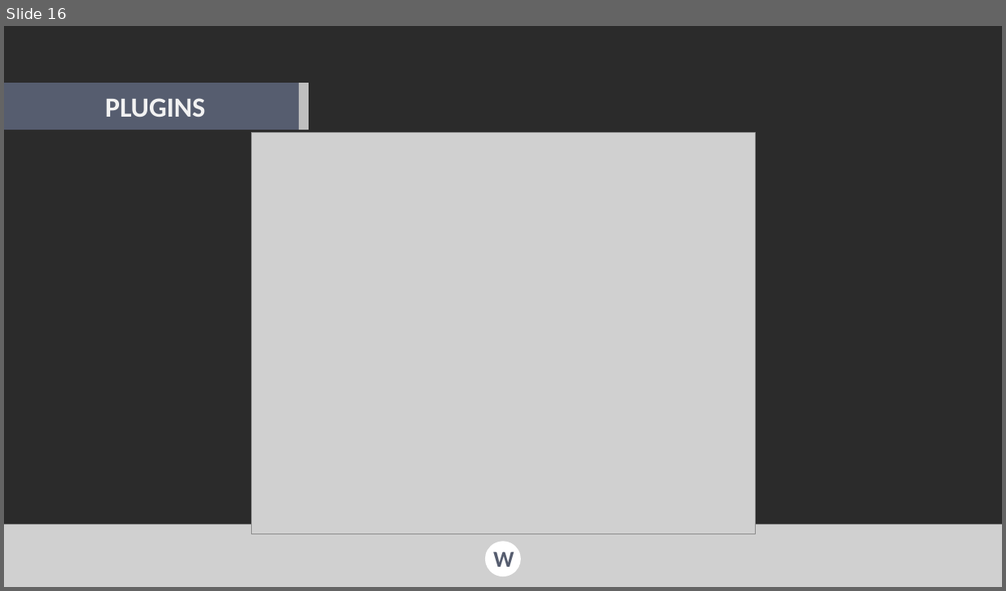
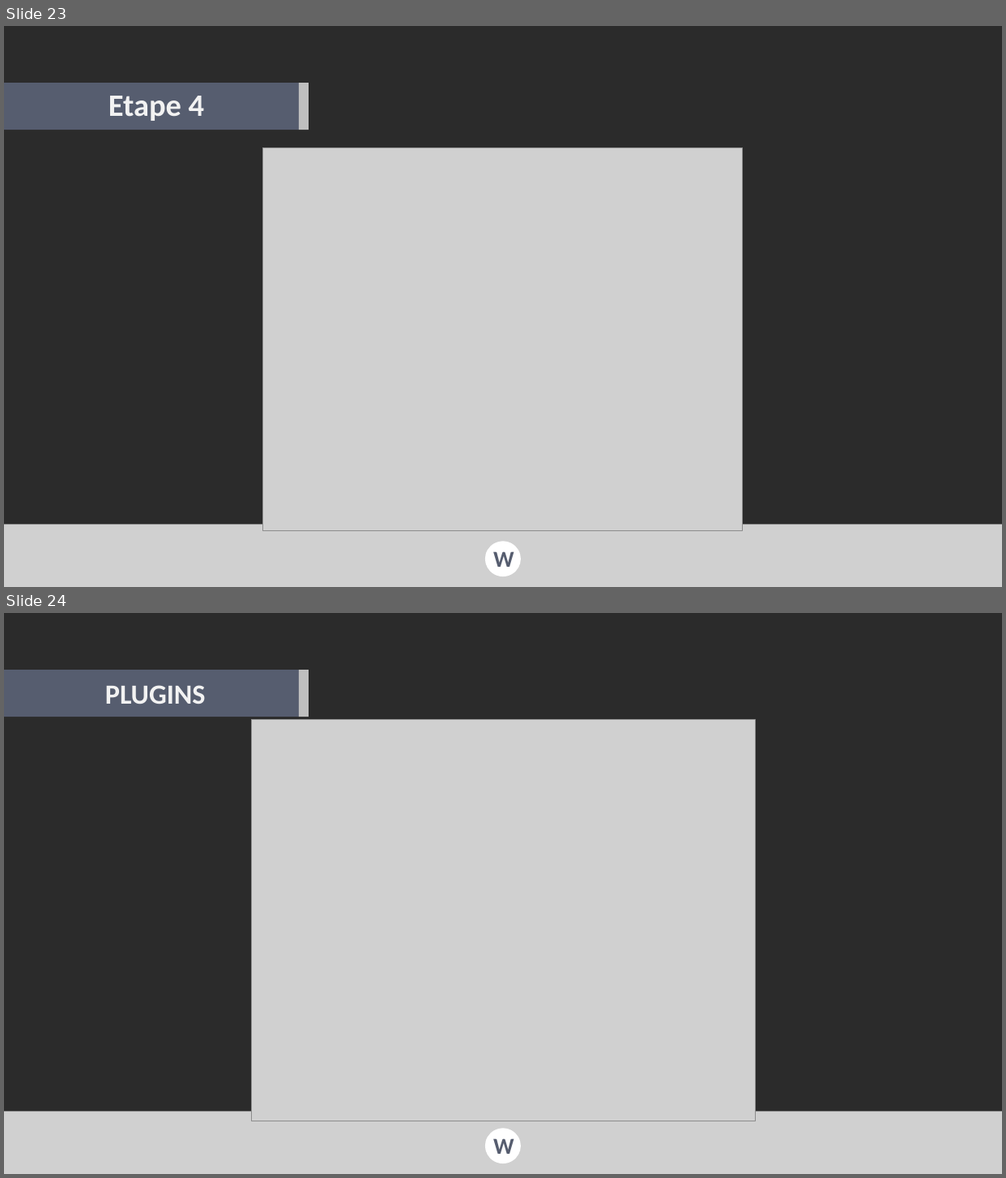
Before and after one commit to val92130/Wander, a slide deck: Docs/Documentation/Presentations/Wander - Forum PI.pptx. Shown one above the other, each under a label of ours: slide 16 before the commit, slides 23 and 24 after it. The pictures are 1006x591 and 1006x1178 pixels, drawn with LibreOffice and Linux fonts; fonts in the diff are those of the drawing; grey boxes stand for pictures; background and template pictures are left out; a plain dark background stands for a picture behind light text. Boxes give left, top, right and bottom in pixels: in the first picture for what was removed or moved away, otherwise in the second. Text is boxed around its words. In the diff, an @@ line names an element or a change of style, - is before the commit and + after.

```diff
--- a/Docs/Documentation/Presentations/Wander - Forum PI.pptx
+++ b/Docs/Documentation/Presentations/Wander - Forum PI.pptx
@@ slide 23 added at (4, 26, 1002, 587), background picture (left out) @@
@@ rectangle added at (4, 83, 299, 130), fill #565D6F @@
@@ text added at (108, 96, 204, 121), 45 pt, text #F2F2F2, bold @@
+Etape 4
@@ rectangle added at (299, 83, 309, 130), fill #BFBFBF @@
@@ picture added at (263, 148, 743, 531) @@
@@ picture added at (4, 525, 1002, 587) @@
@@ ellipse added at (485, 541, 521, 577), fill #FFFFFF @@
@@ text added at (493, 552, 514, 567), 33 pt, text #565D6F, bold @@
+W
@@ what was slide 16 is now slide 24 @@
```
Also in this commit, not shown: 1 slide changed, 7 other slides added, 24 other files.
